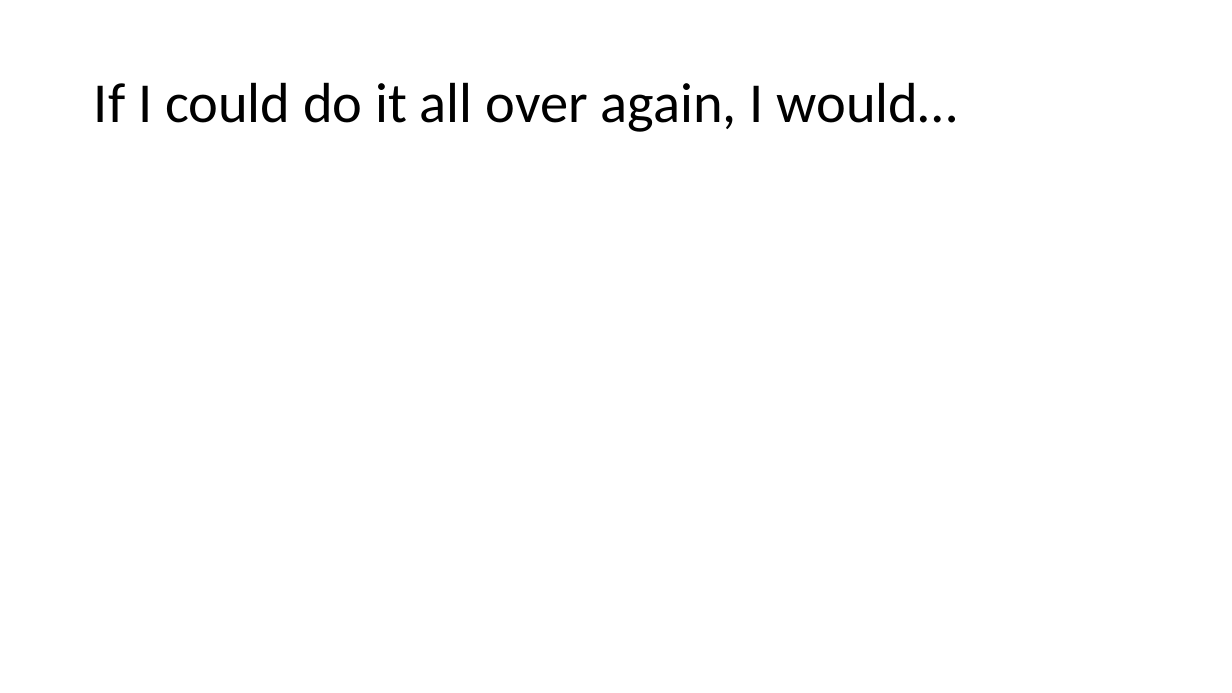
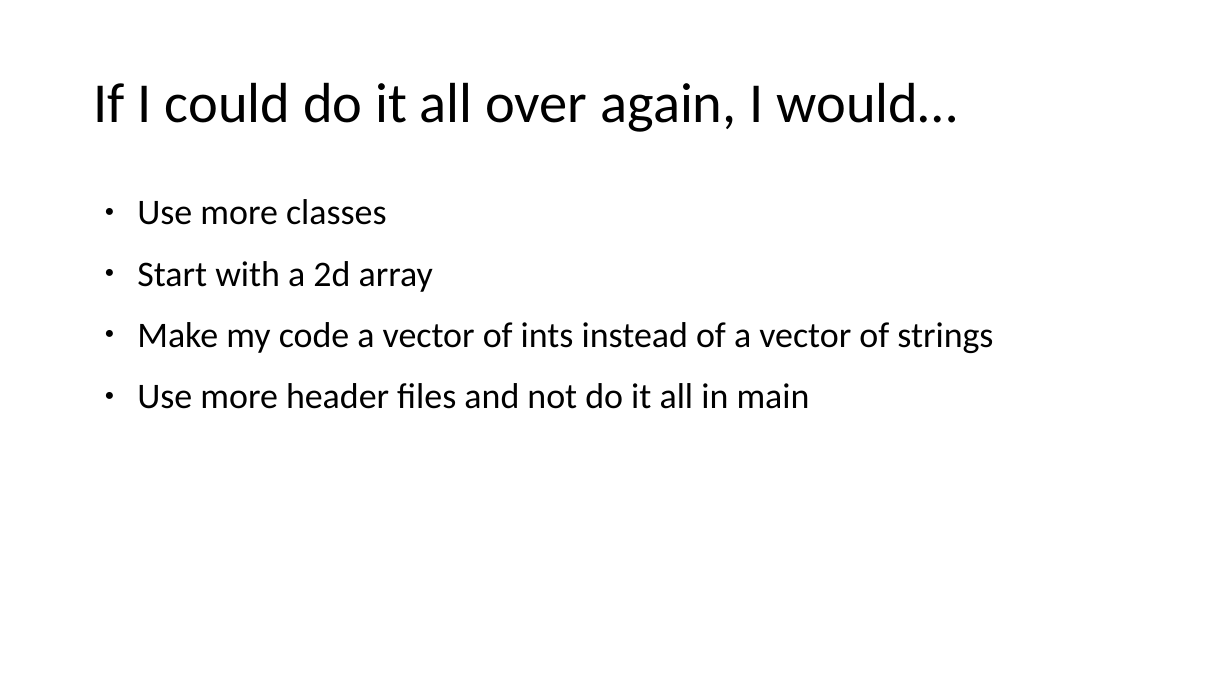
Before and after one commit to H-Criqui/2019-fall-cs112, a slide deck: slide 4 of course files/presentation slide deck.pptx. Drawn at 1232x693 pixels with LibreOffice and Linux fonts; fonts in the diff are those of the drawing. Boxes give left, top, right and bottom in pixels: in the first picture for what was removed or moved away, otherwise in the second. Text is boxed around its words. In the diff, an @@ line names an element or a change of style, - is before the commit and + after.

```diff
--- a/course files/presentation slide deck.pptx
+++ b/course files/presentation slide deck.pptx
@@ text added at bbox=[137, 199, 993, 409], 28 pt, text #000000 @@
+● Use more classes
+● Start with a 2d array
+● Make my code a vector of ints instead of a vector of strings
+● Use more header files and not do it all in main
```
Also in this commit, not shown: 1 other slide changed, 3 slides added, 4 slides removed, 1 other file.
